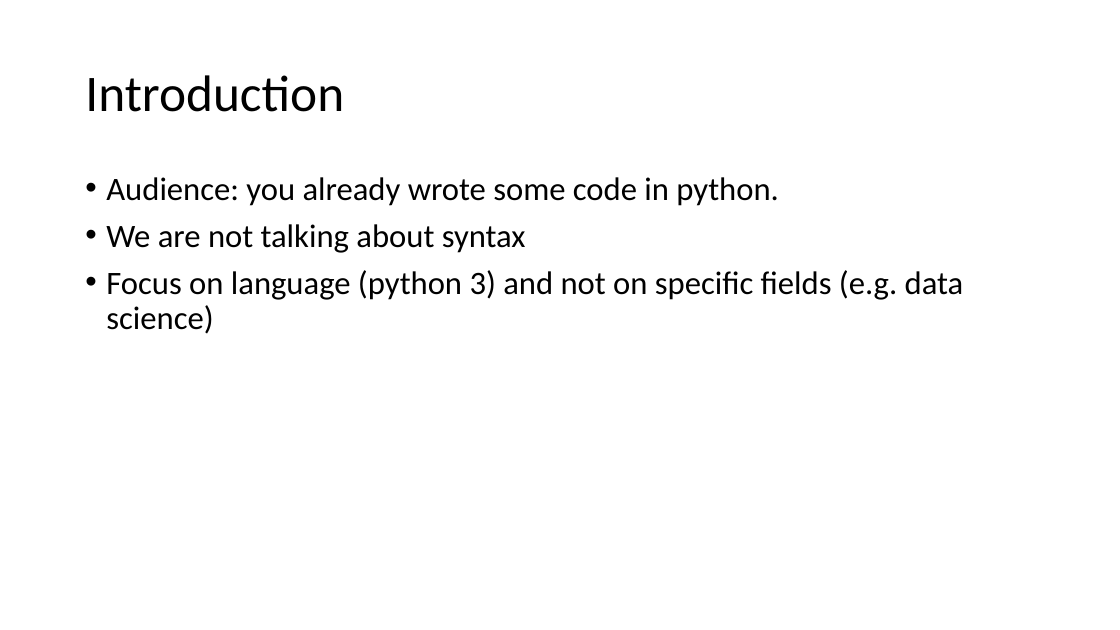
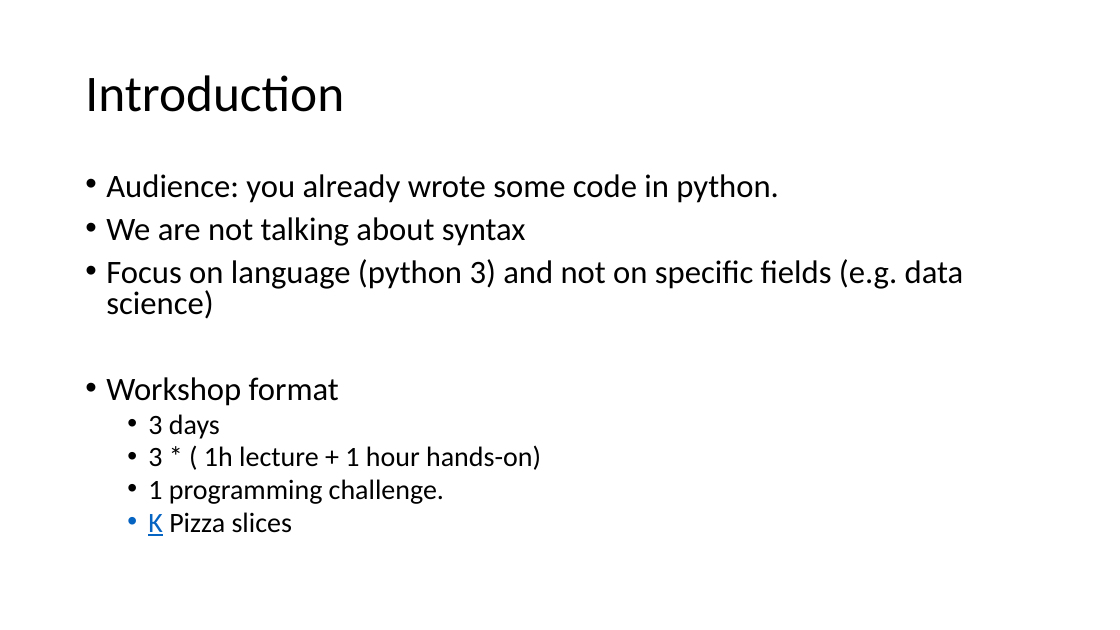
Before and after one commit to scaperex/python_workshop_intermediate, a slide deck: slide 2 of Advanced Python workshop.pptx. Drawn at 1120x630 pixels with LibreOffice and Linux fonts; fonts in the diff are those of the drawing. Boxes give left, top, right and bottom in pixels: in the first picture for what was removed or moved away, otherwise in the second. Text is boxed around its words. In the diff, an @@ line names an element or a change of style, - is before the commit and + after.

Commit message:
update the presentation

```diff
--- a/Advanced Python workshop.pptx
+++ b/Advanced Python workshop.pptx
@@ text at (x1=106, y1=174, x2=964, y2=319): line spacing 0.9 to 0.8 @@
@@ text at (x1=106, y1=377, x2=541, y2=536): paragraphs added @@
+• Workshop format
+  • 3 days
+  • 3 * ( 1h lecture + 1 hour hands-on)
+  • 1 programming challenge.
+  • K Pizza slices
```
Also in this commit, not shown: 5 other slides changed, 3 slides added, 1 other file.
